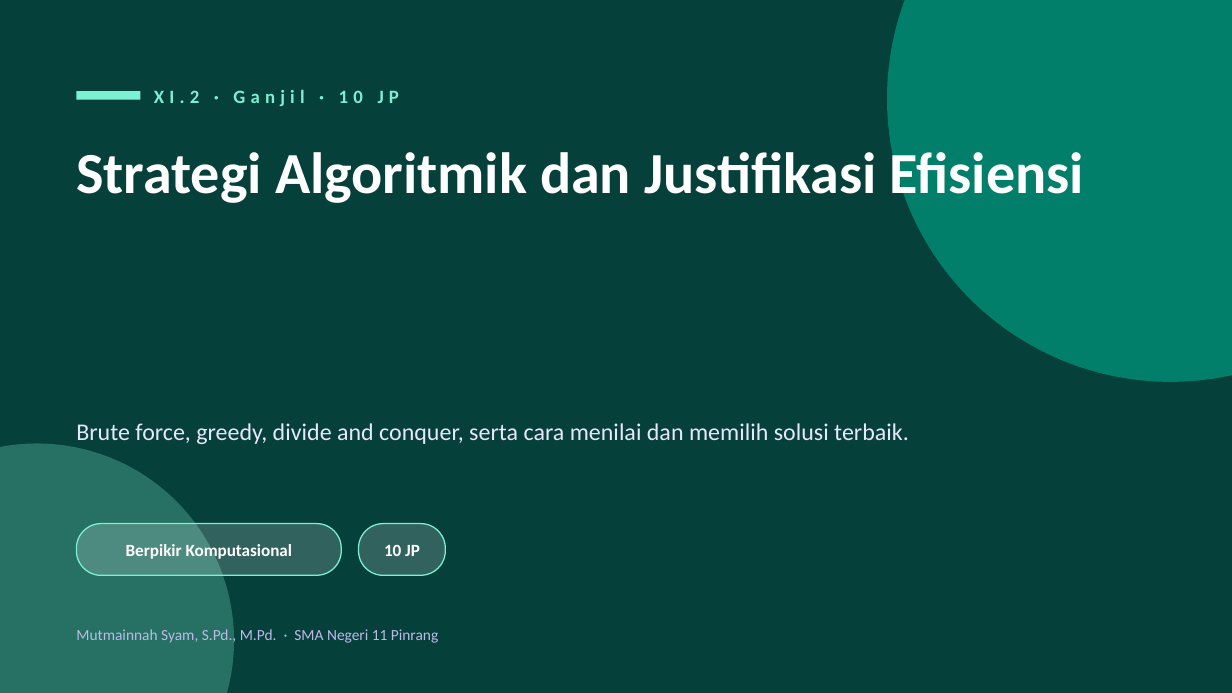
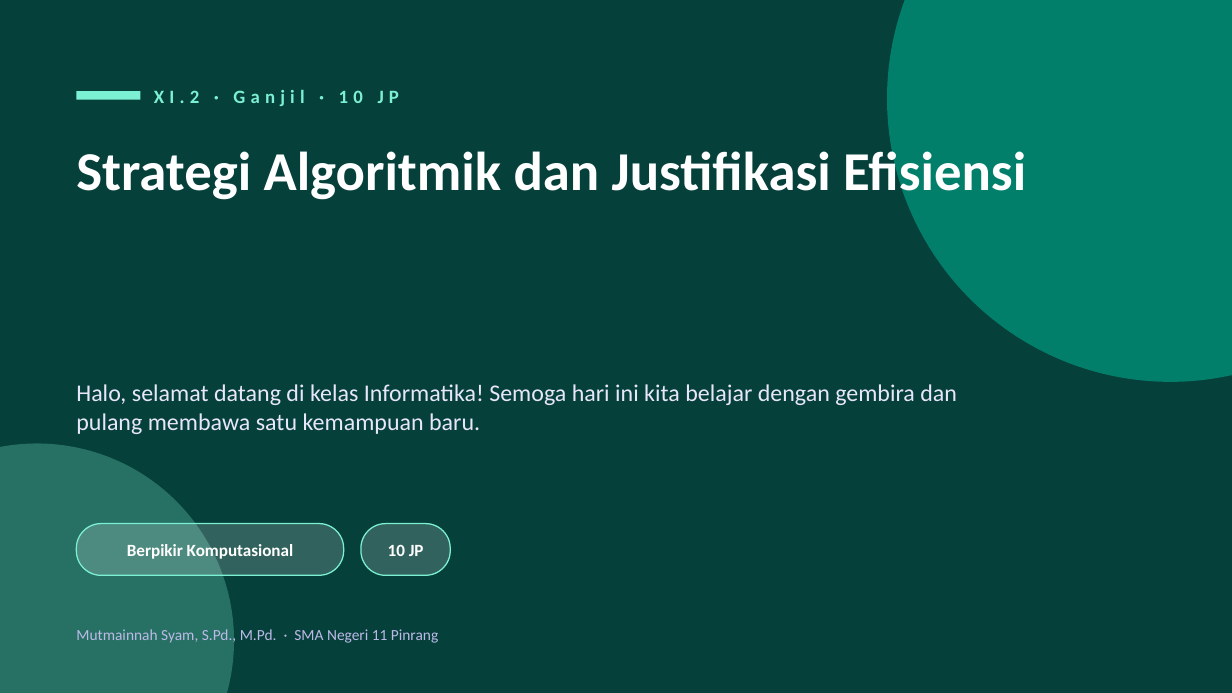
Before and after one commit to idayahinna-afk/tik, a slide deck: slide 19 of Slide Informatika Kelas XI - SMAN 11 Pinrang.pptx (slide 11 before the commit). Drawn at 1232x693 pixels with LibreOffice and Linux fonts; fonts in the diff are those of the drawing. Boxes give left, top, right and bottom in pixels: in the first picture for what was removed or moved away, otherwise in the second. Text is boxed around its words. In the diff, an @@ line names an element or a change of style, - is before the commit and + after.

```diff
--- a/Slide Informatika Kelas XI - SMAN 11 Pinrang.pptx
+++ b/Slide Informatika Kelas XI - SMAN 11 Pinrang.pptx
@@ text "Strategi Algoritmik dan Justifikasi Efisiensi" at box(76, 144, 1026, 203): size 34 to 32 pt @@
@@ text at box(76, 384, 957, 434): text changed @@
-Brute force, greedy, divide and conquer, serta cara menilai dan memilih solusi terbaik.
+Halo, selamat datang di kelas Informatika! Semoga hari ini kita belajar dengan gembira dan pulang membawa satu kemampuan baru.
@@ text "10 JP": place and size @@
-text "10 JP" at box(384, 545, 420, 556)
+text "10 JP" at box(388, 545, 424, 556)
@@ rounded rectangle: place and size @@
-rounded rectangle at box(359, 524, 445, 575)
+rounded rectangle at box(361, 524, 450, 575)
```
Also in this commit, not shown: 49 other slides changed, 54 slides added, 6 slides removed, 3 other files.
